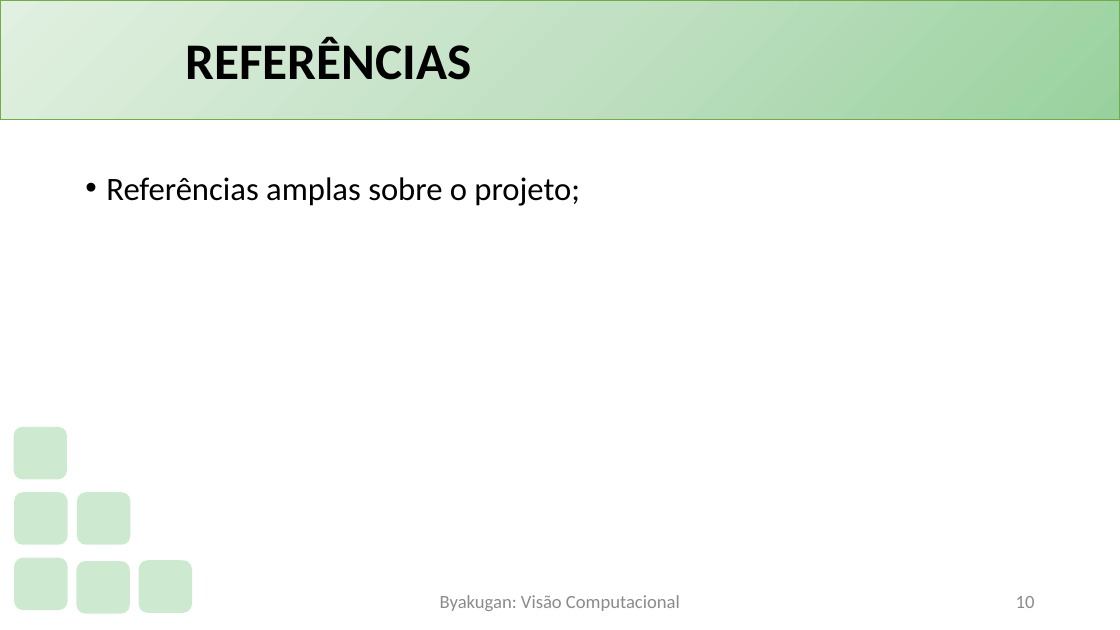
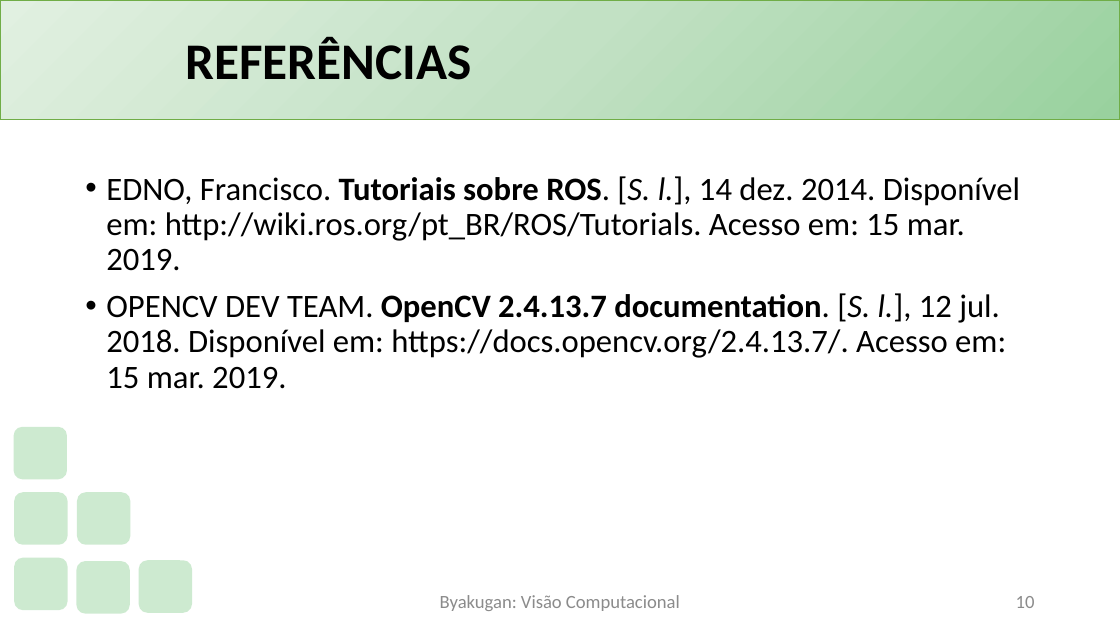
Before and after one commit to PauloVLB/Projeto_Integrador, a slide deck: slide 10 of Slide.pptx. Drawn at 1120x630 pixels with LibreOffice and Linux fonts; fonts in the diff are those of the drawing; background and template pictures are left out. Boxes give left, top, right and bottom in pixels: in the first picture for what was removed or moved away, otherwise in the second. Text is boxed around its words. In the diff, an @@ line names an element or a change of style, - is before the commit and + after.

Commit message:
Adicionadas sugestões de objetivos e algumas referências.

```diff
--- a/Slide.pptx
+++ b/Slide.pptx
@@ text at box(106, 176, 1020, 389): text changed @@
-• Referências amplas sobre o projeto;
+• EDNO, Francisco. Tutoriais sobre ROS. [S. l.], 14 dez. 2014. Disponível em: http://wiki.ros.org/pt_BR/ROS/Tutorials. Acesso em: 15 mar. 2019.
+• OPENCV DEV TEAM. OpenCV 2.4.13.7 documentation. [S. l.], 12 jul. 2018. Disponível em: https://docs.opencv.org/2.4.13.7/. Acesso em: 15 mar. 2019.
```
Also in this commit, not shown: 1 other slide changed.
